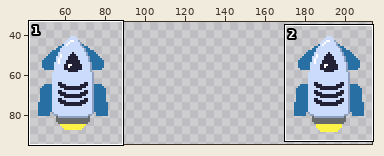
Sprite sheet, stored at rund-um-die-welten/assets/rocket-Sheet.png. The picture above shows the old version from afar; the outline marks the close-up.
Close-up. The starting point:
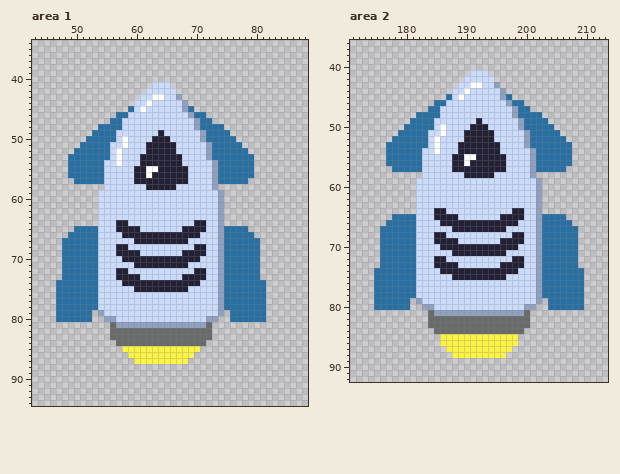
The file is 256x128 pixels. Shown: area 1: x 43..88, y 34..94; area 2: x 171..213, y 36..92. The wide view leaves out empty margins.
And afterwards:
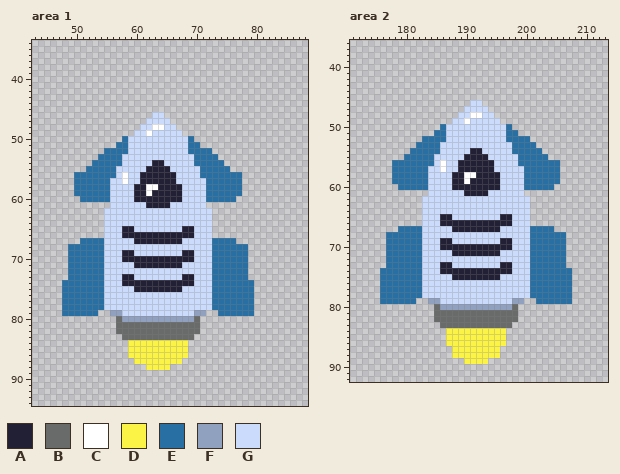
Palette (. is transparent): A #222034  B #696a6a  C #ffffff  D #fbf345  E #2870a3  F #90a0bf  G #cbdbfc
Change:
Changed rows in their new state; - is an unchanged pixel.
Area 1:
first column x 47:
41 ----------------...----------------
42 ---------------.....---------------
43 --------------.......--------------
44 -------------.........-------------
45 ------------...........------------
46 ----------......--.......----------
47 ---------......----.......---------
48 -------.......--CC--........-------
49 ------.......--C-G---........------
50 -----......E----GGG---E.......-----
51 ----......EE---GGGGG--EE.......----
52 ---.....-EEE---GGGGG--EEEE......---
53 --.....--EE---GGGGGGG--EEE-......--
54 --....--EEE---GG--GGG--EEEE-.....--
55 --...---EE---GGAA--GGG--EEE--....--
56 --.-----EE-C-G-A----GG--EEE----..--
57 --------E--C-G------GG---EE----.---
58 ---EEEEEE----AACC---A----EEEEEE----
59 ---EEEEEE----AACAAAAA----EEEEEE----
60 ----EEEEE----AAAAAAAA----EEEEE-----
61 -------..------AAAA------...-------
62 -------.------------------..-------
63 -------.------------------..-------
64 -------.--GG-----------GG-..-------
65 ---.....--G--G---------GG-......---
66 --......---------------G--.......--
67 -...---E-------------G----EE--....-
68 -.-----E--GG-----------GG-EE----..-
69 -.-----E--G--G---------GG-EE----..-
70 -.-----E---------------G--EE----..-
71 -.-----E-------------G----EE----..-
72 -.-----E--GG-----------GG-EE----..-
73 -.-----E--G--G---------GG-EE----..-
74 .------E---------------G--EE-----..
75 .------E-------------G----EE-----..
76 .------E------------------EE-----..
77 .------E------------------EE-----..
78 .------E------------------EE-----..
79 .-----E..FF------------FF..EE----..
80 ......--..BFFFFFFFFFFFFB...--......
81 ---------.BBBBBBBBBBBBBB..---------
82 ---------.--------------..---------
83 ---------..------------...---------
84 ----------..DDDDDDDDDD...----------
85 -----------.----------..-----------
86 ----------------------.------------
87 ---------------------.-------------
88 ---------------DDDD----------------
Area 2:
first column x 175:
41 ----------------...----------------
42 ---------------.....---------------
43 --------------.......--------------
44 -------------.........-------------
45 ------------...........------------
46 ----------......--.......----------
47 ---------......----.......---------
48 -------.......--CC--........-------
49 ------.......--C-G---........------
50 -----......E----GGG---E.......-----
51 ----......EE---GGGGG--EE.......----
52 ---.....-EEE---GGGGG--EEEE......---
53 --.....--EE---GGGGGGG--EEE-......--
54 --....--EEE---GG--GGG--EEEE-.....--
55 --...---EE---GGAA--GGG--EEE--....--
56 --.-----EE-C-G-A----GG--EEE----..--
57 --------E--C-G------GG---EE----.---
58 ---EEEEEE----AACC---A----EEEEEE----
59 ---EEEEEE----AACAAAAA----EEEEEE----
60 ----EEEEE----AAAAAAAA----EEEEE-----
61 -------..------AAAA------...-------
62 -------.------------------..-------
63 -------.------------------..-------
64 -------.--GG-----------GG-..-------
65 ---.....--G--G---------GG-......---
66 --......---------------G--.......--
67 -...---E-------------G----EE--....-
68 -.-----E--GG-----------GG-EE----..-
69 -.-----E--G--G---------GG-EE----..-
70 -.-----E---------------G--EE----..-
71 -.-----E-------------G----EE----..-
72 -.-----E--GG-----------GG-EE----..-
73 -.-----E--G--G---------GG-EE----..-
74 .------E---------------G--EE-----..
75 .------E-------------G----EE-----..
76 .------E------------------EE-----..
77 .------E------------------EE-----..
78 .------E------------------EE-----..
79 .-----E..FF------------FF..EE----..
80 ......--..BFFFFFFFFFFFFB...--......
81 ---------.BBBBBBBBBBBBBB..---------
82 ---------.--------------..---------
83 ---------..------------...---------
84 ----------..DDDDDDDDDD...----------
85 -----------.----------..-----------
86 -----------.----------..-----------
87 ------------.--------..------------
88 ---------------------.-------------
89 ---------------DDDD----------------
Where, in picture pixels (left, top, right, bottom), the same in both close-ups:
changed: (56, 82, 266, 370)
changed: (374, 70, 584, 364)
